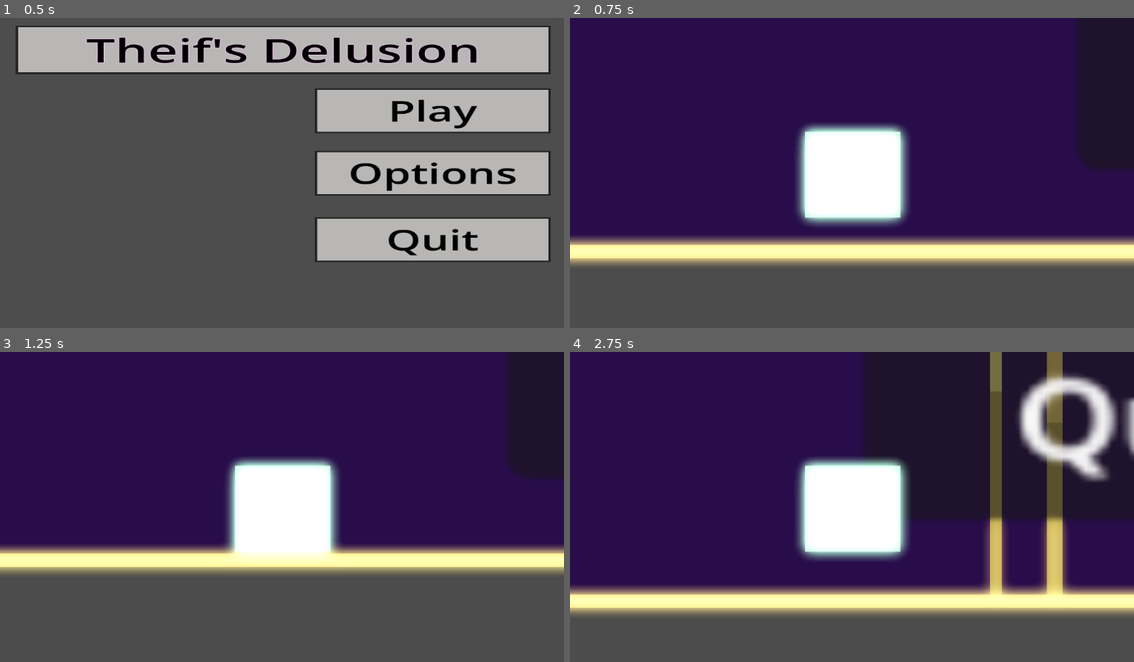
Above: before the commit, frames 1-4 (two rows, left to right).
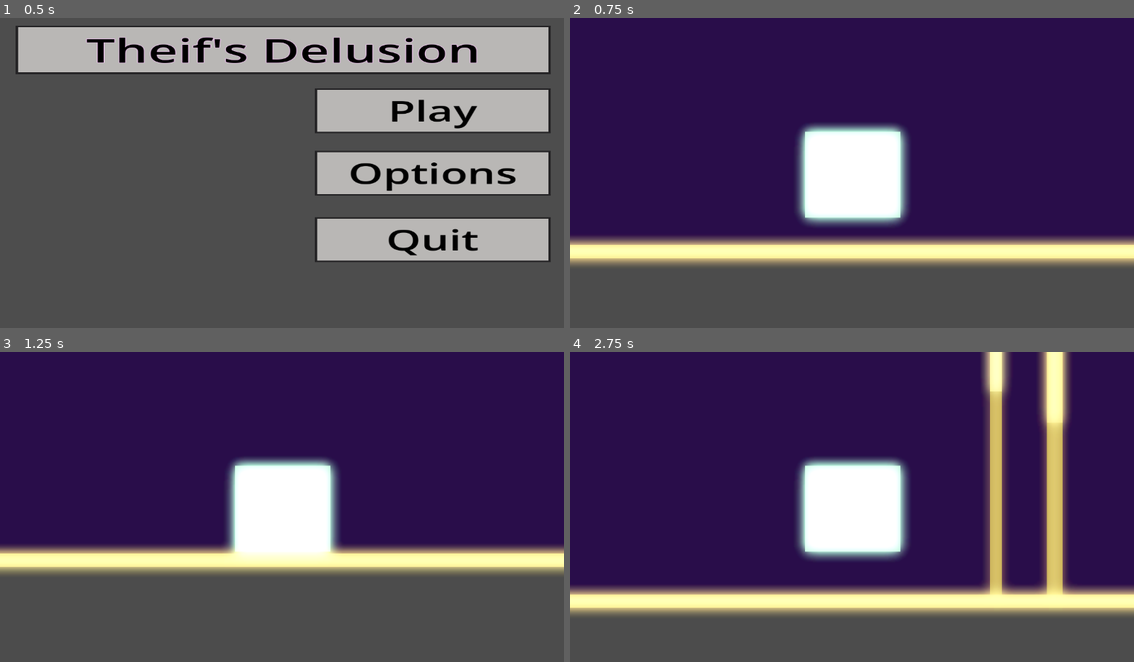
Above: after the commit, the same moments.

Repository: CertifiedWaterStealer/repository
Game: Godot game, scene res://scenes/main_menu.tscn
Same seed, same stepped clock (60 frames per second), same inputs: the game is played once before the commit and once after it. The project has no main scene, so this scene is started directly.
Inputs:
- Up to frame 1 (0.5 s): no input
- Up to frame 2 (0.75 s): click "Play" at 0.5 s
- Up to frame 3 (1.25 s): no input
- Up to frame 4 (2.75 s): tap Enter (ui_accept) at 1.25, 1.52, 2.27 s; hold Right (ui_right) from 1.28 s (still down)

Frame 1 is identical in both runs. In frame 2, 4.6% of the frame differs, in the area x 90-100%, y 0-49%; in frame 3, 3.8%; in frame 4, 24%, in the area x 52-100%, y 0-56%.

Commit message:
They either press escape to resume or press the resume button to resume the game

Diff:
--- a/main-project/scenes/Level_1.tscn
+++ b/main-project/scenes/Level_1.tscn
@@ -399,7 +399,8 @@
 environment = SubResource("Environment_rf3rd")
 
 [node name="pause_menu" type="Node2D" parent="." unique_id=36918848]
-position = Vector2(1785, 2737)
+visible = false
+position = Vector2(1264, 3100)
 scale = Vector2(19.109867, 16.327505)
 
 [node name="VBoxContainer" type="VBoxContainer" parent="pause_menu" unique_id=666908572]
@@ -429,3 +430,5 @@
 [node name="CharacterBody2D" parent="." unique_id=188757502 instance=ExtResource("1_014kd")]
 process_mode = 1
 position = Vector2(656, 3100)
+
+[connection signal="pressed" from="pause_menu/VBoxContainer/Button" to="." method="_resume"]
--- a/main-project/script/pause_menu.gd
+++ b/main-project/script/pause_menu.gd
@@ -11,3 +11,7 @@
 	if Input.is_action_just_pressed("esc"):
 		get_tree().paused = not get_tree().paused
 		$pause_menu.visible = not $pause_menu.visible
+
+func _resume() -> void:
+	get_tree().paused = not get_tree().paused
+	$pause_menu.visible = not $pause_menu.visible
